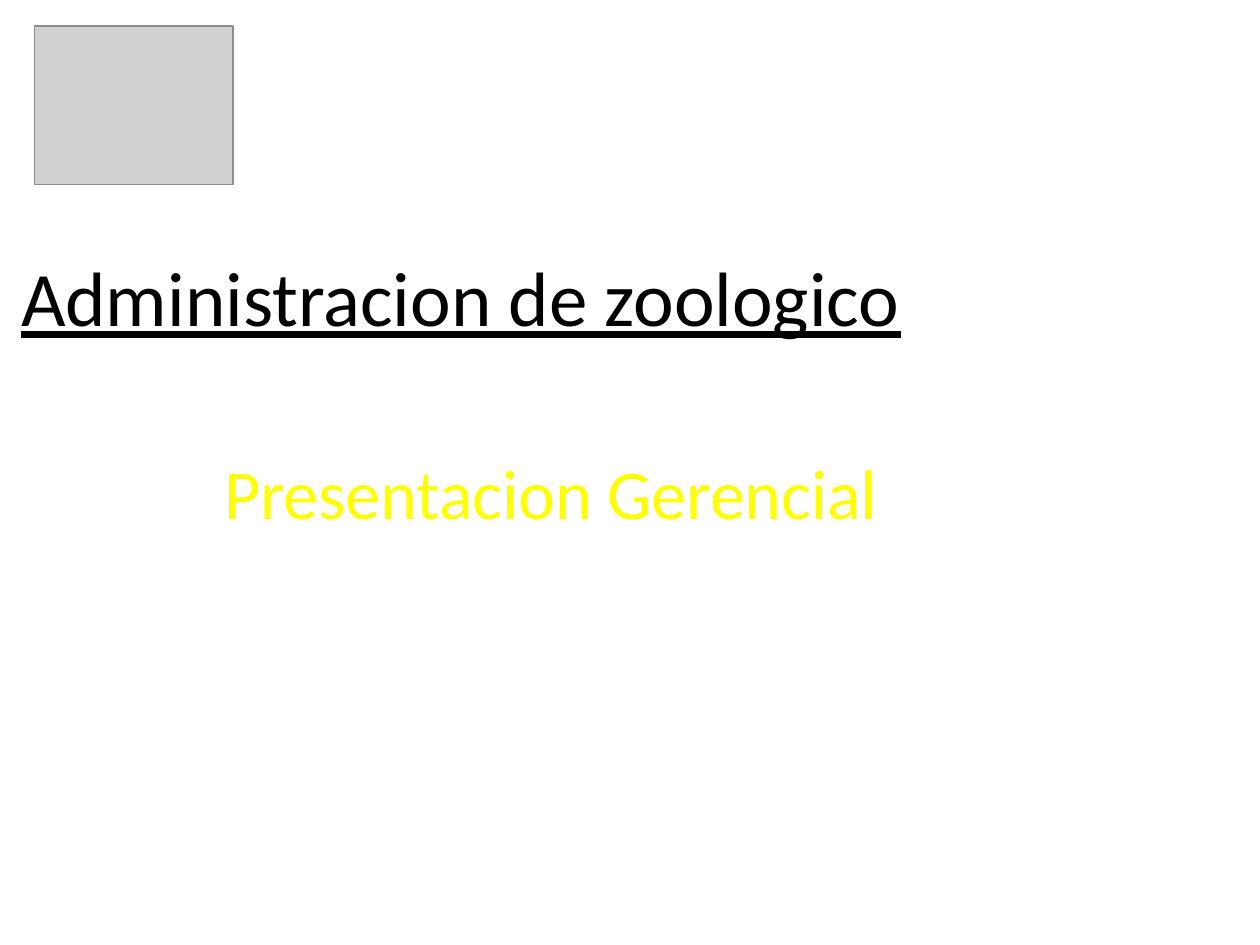
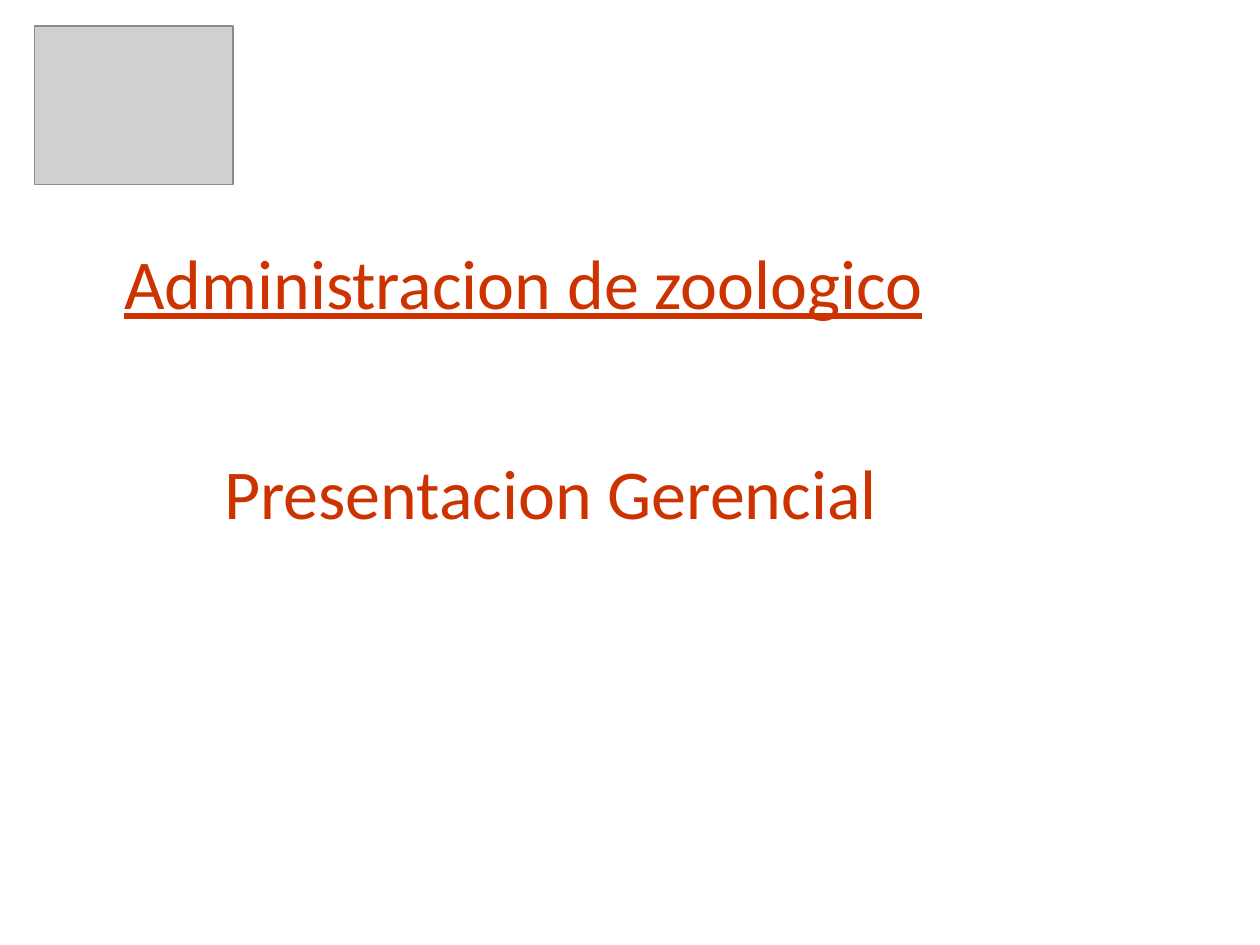
Before and after one commit to nicohen/taller-desarrollo-proyectos-i, a slide deck: slide 1 of Presentaciones/Demo Gerencial.ppt. Drawn at 1260x945 pixels with LibreOffice and Linux fonts; fonts in the diff are those of the drawing; grey boxes stand for pictures; background and template pictures are left out. Boxes give left, top, right and bottom in pixels: in the first picture for what was removed or moved away, otherwise in the second. Text is boxed around its words. In the diff, an @@ line names an element or a change of style, - is before the commit and + after.

```diff
--- a/Presentaciones/Demo Gerencial.ppt
+++ b/Presentaciones/Demo Gerencial.ppt
@@ title "Administracion de zoologico": place and size @@
-title "Administracion de zoologico" at (21,272,899,340)
+title "Administracion de zoologico" at (124,260,923,321)
@@ title "Administracion de zoologico" at (124,260,923,321): size 44 to 40 pt, text colour #000000 to #CC3300 @@
@@ subtitle "Presentacion Gerencial" at (224,470,877,520): text colour #FFFF00 to #CC3300 @@
```
